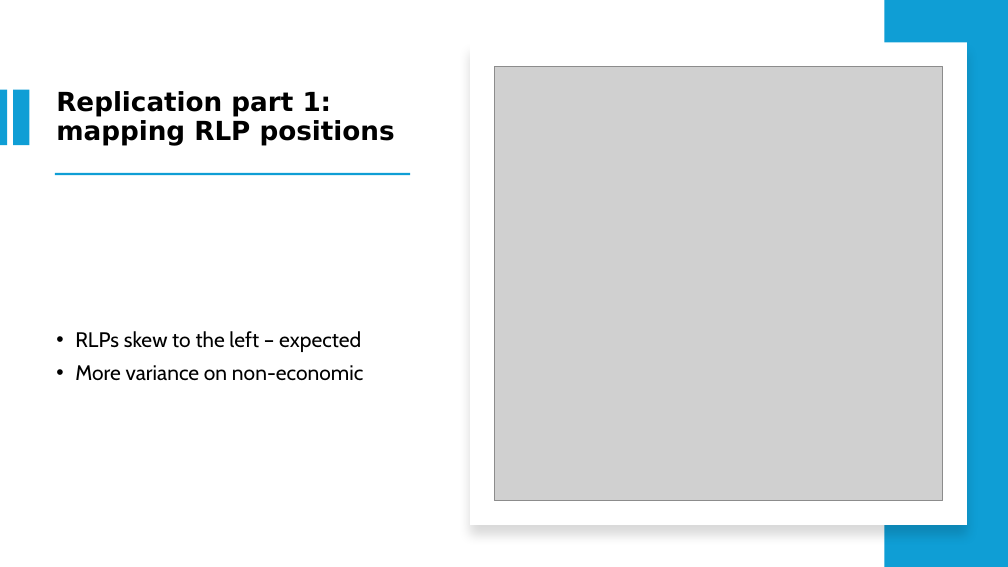
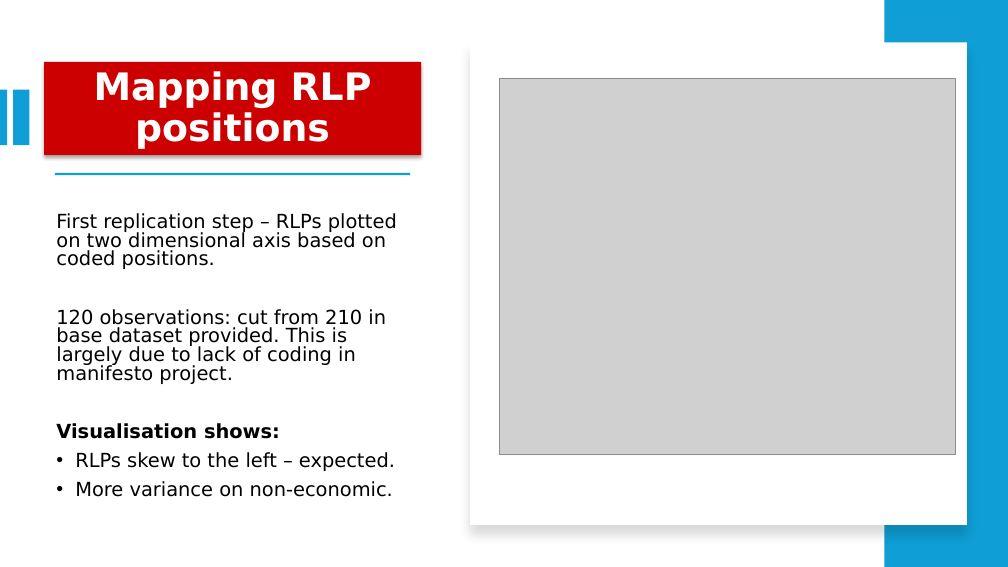
Before and after one commit to dlcy-dc/StatsII_2026, a slide deck: slide 9 of replication/my_replication/Replication paper powerpoint.pptx (slide 8 before the commit). Drawn at 1008x567 pixels with LibreOffice and Linux fonts; fonts in the diff are those of the drawing; grey boxes stand for pictures. Boxes give left, top, right and bottom in pixels: in the first picture for what was removed or moved away, otherwise in the second. Text is boxed around its words. In the diff, an @@ line names an element or a change of style, - is before the commit and + after.

```diff
--- a/replication/my_replication/Replication paper powerpoint.pptx
+++ b/replication/my_replication/Replication paper powerpoint.pptx
@@ rectangle "Mapping RLP positions": place and size @@
-rectangle "Mapping RLP positions" at (56,91,395,146)
+rectangle "Mapping RLP positions" at (44,62,421,155)
@@ rectangle "Mapping RLP positions" at (44,62,421,155): fill none to #CC0000; shadow on @@
@@ text in rectangle at (94,71,372,149): text changed; size 25 to 36 pt; text colour #000000 to #FFFFFF @@
-Replication part 1: mapping RLP positions
+Mapping RLP positions
@@ picture: place and size @@
-picture at (495,66,943,501)
+picture at (500,79,957,454)
@@ text at (56,213,397,497): text changed; size 20 to 18.5 pt; font Cabin to DejaVu Sans @@
-• RLPs skew to the left – expected
-• More variance on non-economic
+First replication step – RLPs plotted on two dimensional axis based on coded positions.
+120 observations: cut from 210 in base dataset provided. This is largely due to lack of coding in manifesto project.
+Visualisation shows:
+• RLPs skew to the left – expected.
+• More variance on non-economic.
```
Also in this commit, not shown: 13 other slides changed, 5 slides added, 1 slide removed.
